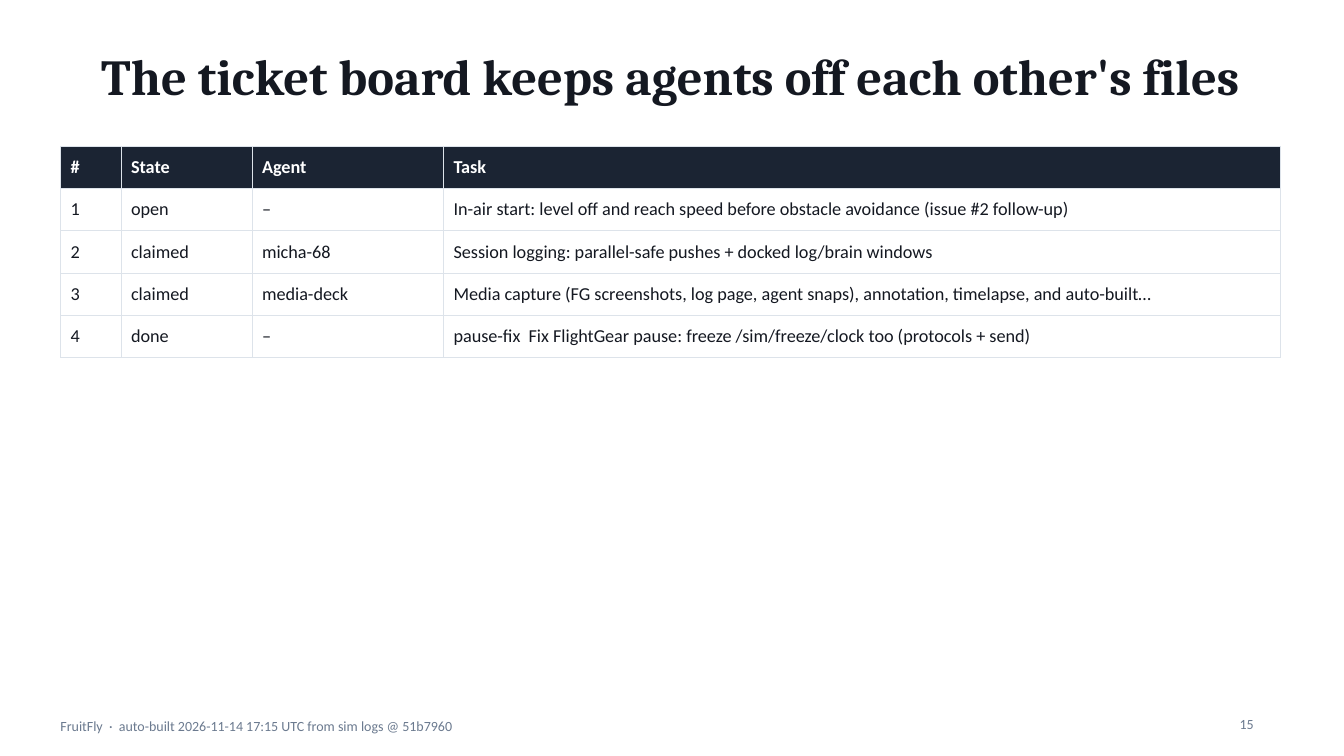
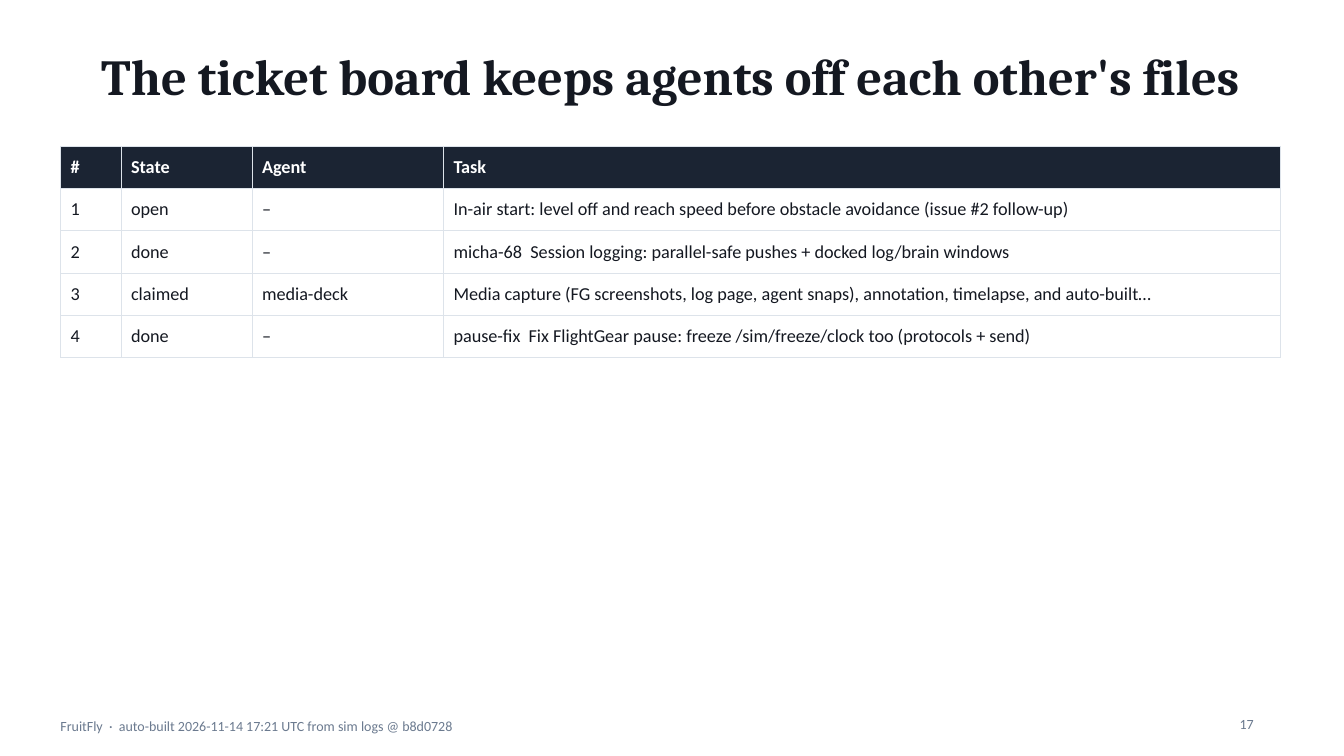
Before and after one commit to bhavyakummeta-a11y/FruitFly, a slide deck: slide 17 of deck/FruitFly_Progress.pptx (slide 15 before the commit). Drawn at 1344x756 pixels with LibreOffice and Linux fonts; fonts in the diff are those of the drawing. Boxes give left, top, right and bottom in pixels: in the first picture for what was removed or moved away, otherwise in the second. Text is boxed around its words. In the diff, an @@ line names an element or a change of style, - is before the commit and + after.

```diff
--- a/deck/FruitFly_Progress.pptx
+++ b/deck/FruitFly_Progress.pptx
@@ table at (60,146,1280,349) @@
-row 3: 2 | claimed | micha-68 | Session logging: parallel-safe pushes + docked log/brain windows
+row 3: 2 | done | – | micha-68 Session logging: parallel-safe pushes + docked log/brain windows
@@ text at (60,721,452,734): text changed @@
-FruitFly · auto-built 2026-11-14 17:15 UTC from sim logs @ 51b7960
+FruitFly · auto-built 2026-11-14 17:21 UTC from sim logs @ b8d0728
@@ page number at (1240,720,1254,729): text changed @@
-15
+17
```
Also in this commit, not shown: 18 other slides changed, 3 slides added, 2 other files.
